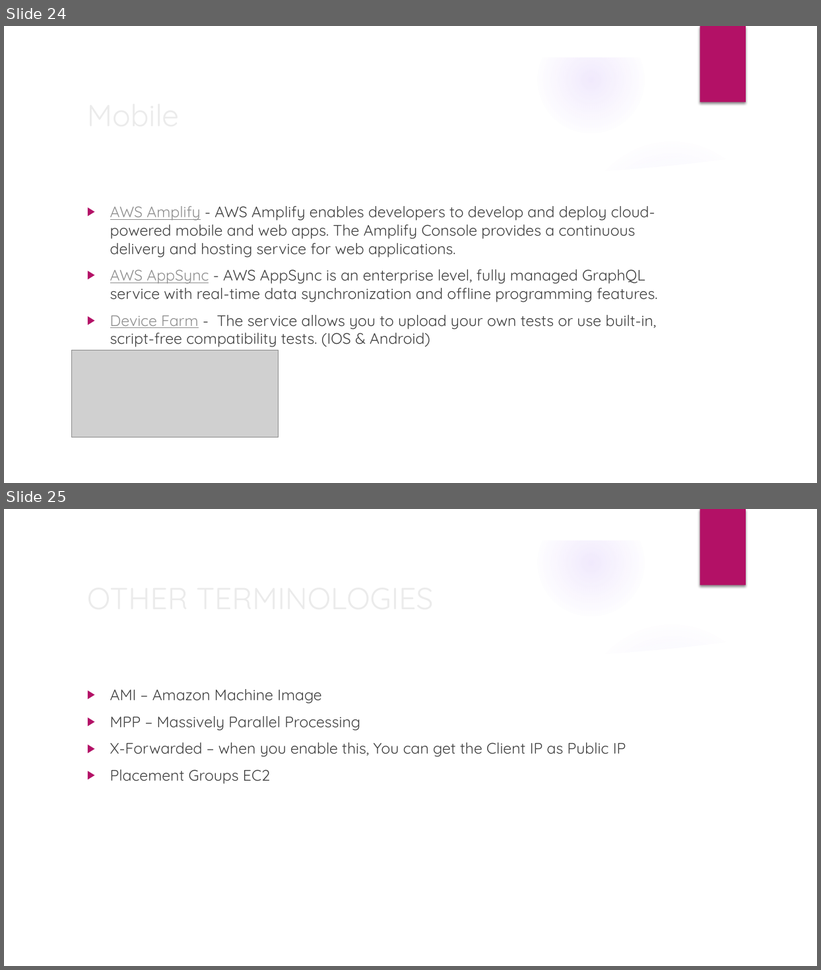
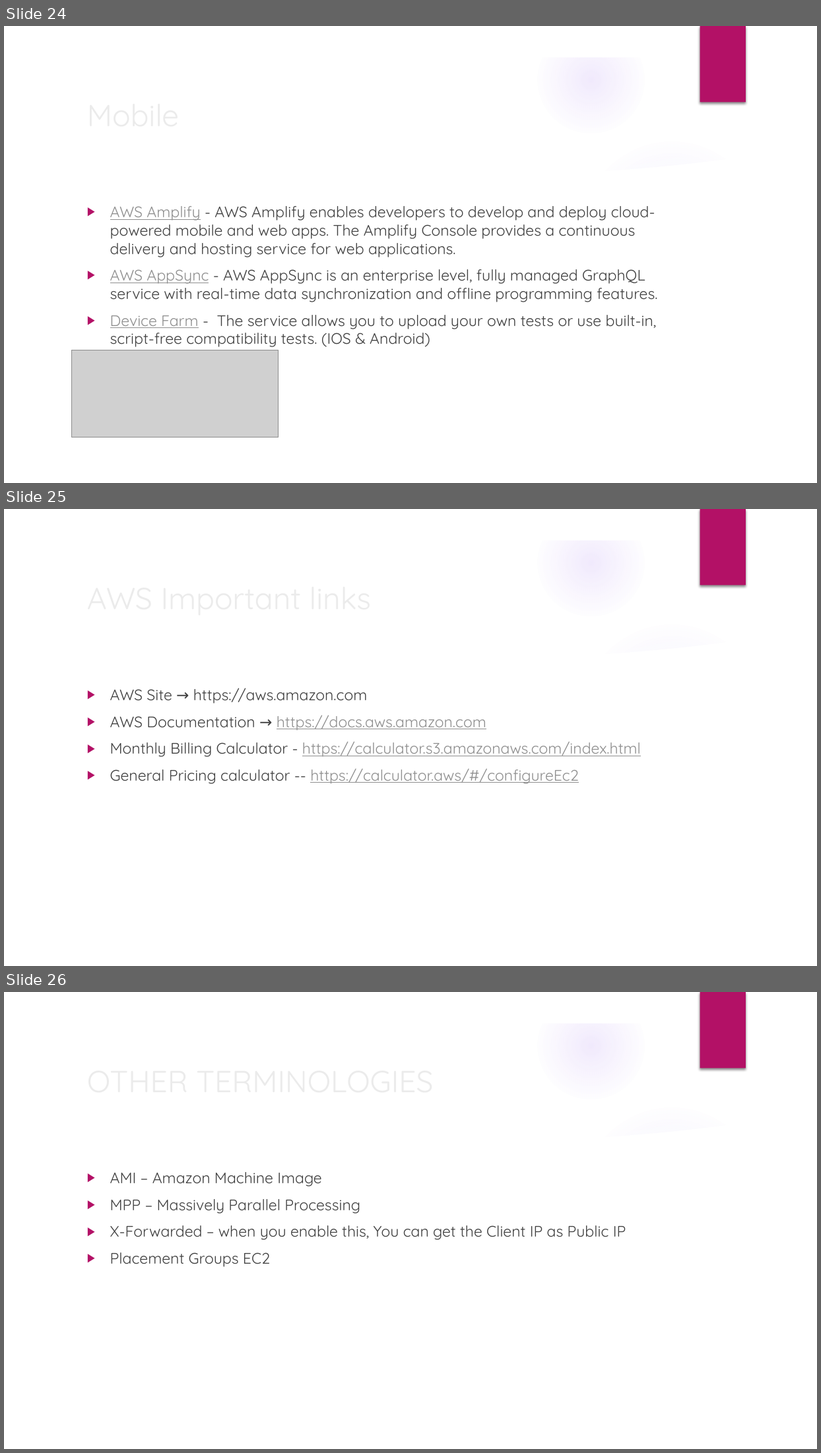
Before and after one commit to arunadevops/aws, a slide deck: presentations/AWS-Services-pklanka.pptx. Shown one above the other, each under a label of ours: slides 24 and 25 before the commit, slides 24, 25 and 26 after it. The pictures are 821x970 and 821x1453 pixels, drawn with LibreOffice and Linux fonts; fonts in the diff are those of the drawing; grey boxes stand for pictures; background and template pictures are left out. Boxes give left, top, right and bottom in pixels: in the first picture for what was removed or moved away, otherwise in the second. Text is boxed around its words. In the diff, an @@ line names an element or a change of style, - is before the commit and + after.

```diff
--- a/presentations/AWS-Services-pklanka.pptx
+++ b/presentations/AWS-Services-pklanka.pptx
@@ slide 25 added at (4, 509, 817, 966), background picture (left out); not listed: 9 template elements that a slide beside it also shows @@
@@ title added at (81, 574, 665, 621), 36 pt, text #EBEBEB @@
+AWS Important links
@@ text added at (110, 688, 641, 784), 18 pt, text #8F8F8F, underline @@
+▶ AWS Site → https://aws.amazon.com
+▶ AWS Documentation → https://docs.aws.amazon.com
+▶ Monthly Billing Calculator - https://calculator.s3.amazonaws.com/index.html
+▶ General Pricing calculator -- https://calculator.aws/#/configureEc2
@@ what was slide 25 is now slide 26 @@
```
Also in this commit, not shown: 2 slides changed, 2 other files.
